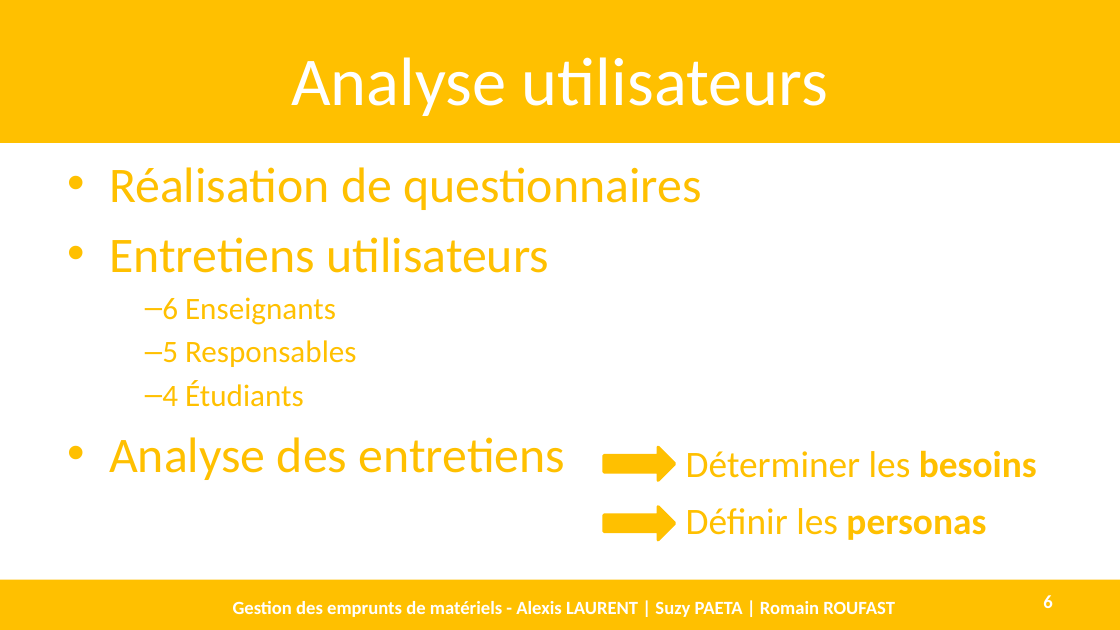
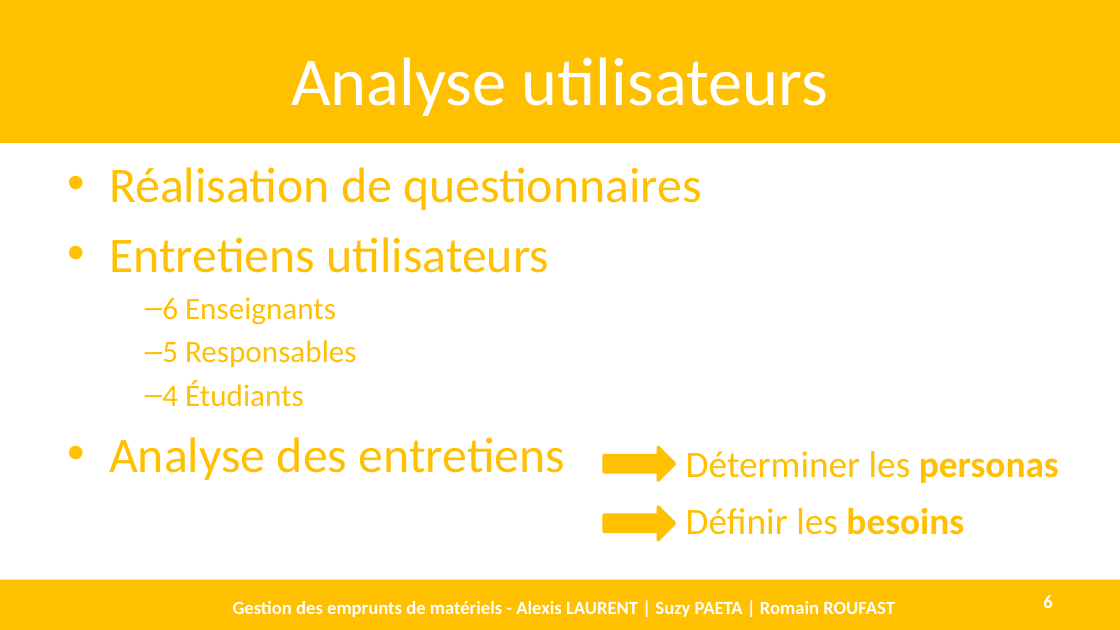
Before and after one commit to AlexisLaurent/Gestion_des_Emprunts, a slide deck: slide 6 of Livrables/D1.3 - DEF.pptx. Drawn at 1120x630 pixels with LibreOffice and Linux fonts; fonts in the diff are those of the drawing. Boxes give left, top, right and bottom in pixels: in the first picture for what was removed or moved away, otherwise in the second. Text is boxed around its words. In the diff, an @@ line names an element or a change of style, - is before the commit and + after.

```diff
--- a/Livrables/D1.3 - DEF.pptx
+++ b/Livrables/D1.3 - DEF.pptx
@@ text at bbox=[686, 451, 1059, 483]: text changed @@
-Déterminer les besoins
+Déterminer les personas
@@ text at bbox=[686, 507, 964, 535]: text changed @@
-Définir les personas
+Définir les besoins
```
Also in this commit, not shown: 5 other slides changed, 1 slide added.
